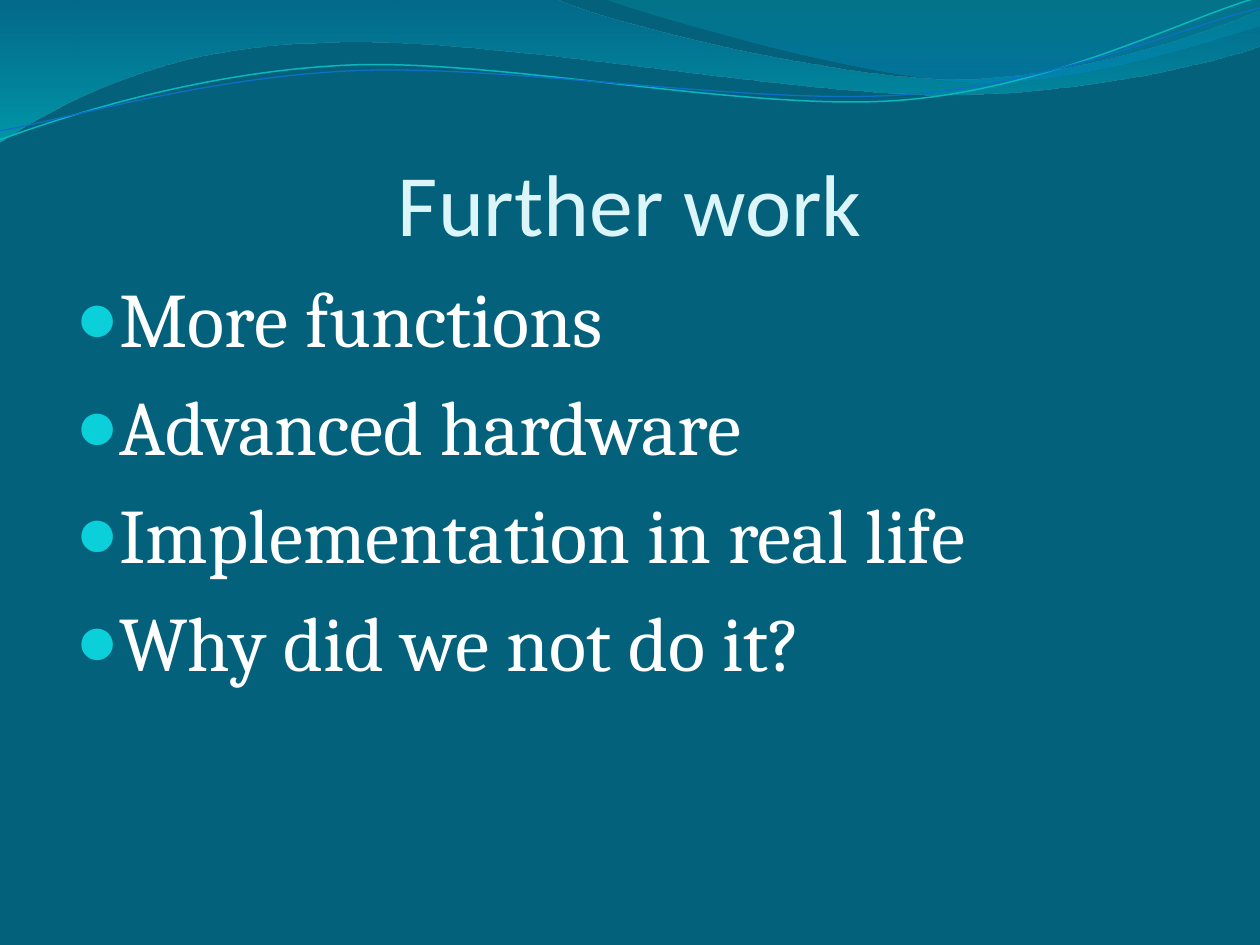
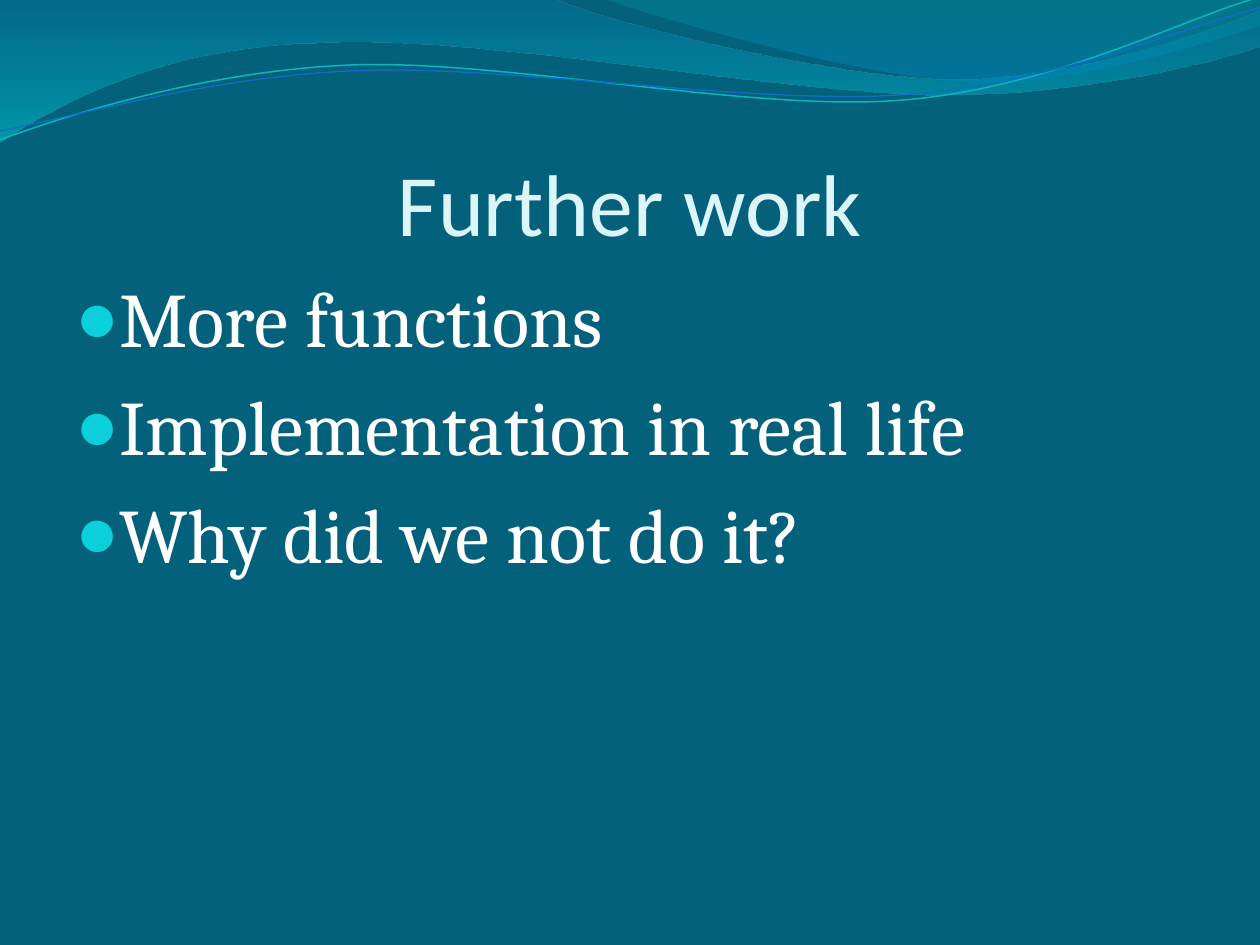
Before and after one commit to Pontus92/JAMP, a slide deck: slide 17 of PowerPoint/Easy Speech.pptx. Drawn at 1260x945 pixels with LibreOffice and Linux fonts; fonts in the diff are those of the drawing. Boxes give left, top, right and bottom in pixels: in the first picture for what was removed or moved away, otherwise in the second. Text is boxed around its words. In the diff, an @@ line names an element or a change of style, - is before the commit and + after.

```diff
--- a/PowerPoint/Easy Speech.pptx
+++ b/PowerPoint/Easy Speech.pptx
@@ text at (120,401,741,456): paragraph removed @@
-● Advanced hardware
```
Also in this commit, not shown: 3 other slides changed, 1 other file.
